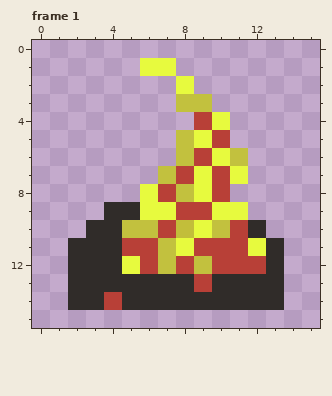
One commit to this pixel-art file: GameArt/Fireplace.aseprite. Above is the file before it was changed.
16x16 pixels, 1 frame. Colours within 5 levels of each other are drawn and written as one. Shown: frame 1. The commit also changed other frames, which this record leaves out.
After:
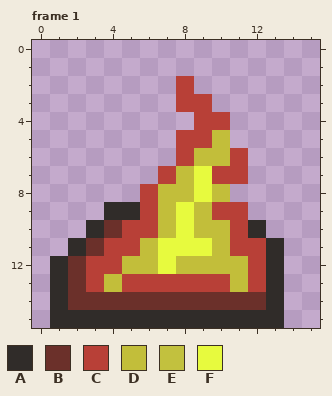
Palette (. is transparent): A #302c29  B #6b302a  C #b84037  D #c2be3a  E #c2c23af8  F #e7fa3e
What changed:
layer "Firebackground" added
layer "Fire1" added
layer "Fire2" added
layer "Wood" added
layer "Layer 1" removed
Changed rows in their new state; - is an unchanged pixel.
Frame 1:
first column x 1:
 1 -----..------
 2 -------C-----
 3 -------CC----
 4 ---------C---
 5 -------CCD---
 6 -------CDDC--
 7 ------CD--C--
 8 -----CDD-D---
 9 -----CDFDCC--
10 ---BCCDFDD---
11 --BC-DF-FD-C-
12 ABCCDDFDDDD--
13 ABCDCCCC-CDC-
14 ABBBBBBBBBBB-
15 AAAAAAAAAAAAA
